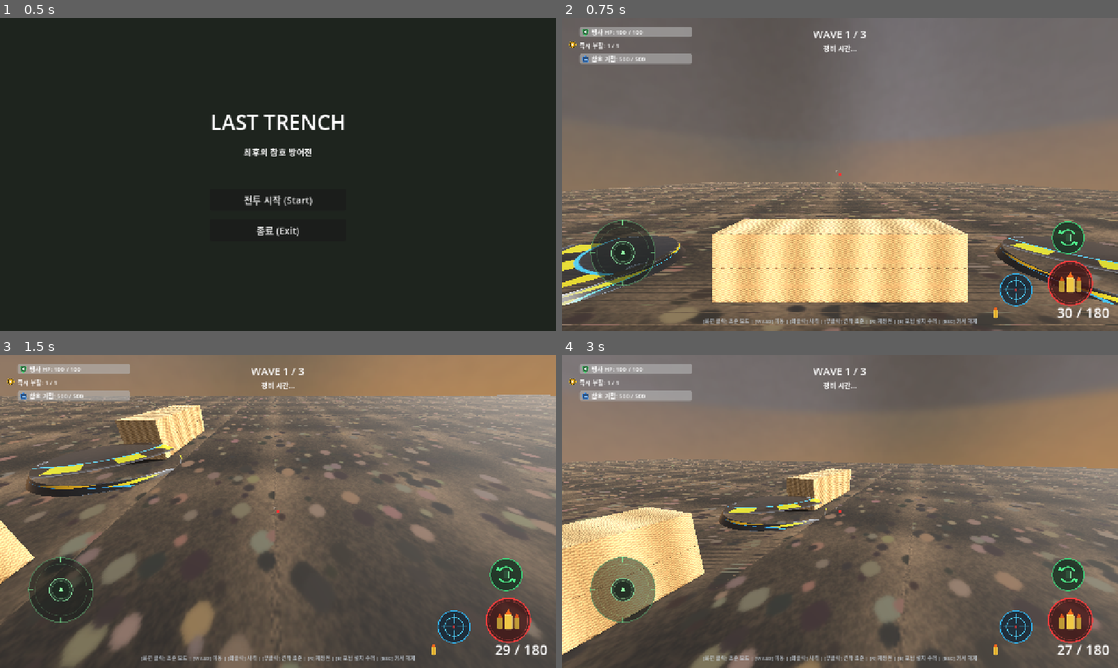
Above: before the commit, frames 1-4 (two rows, left to right).
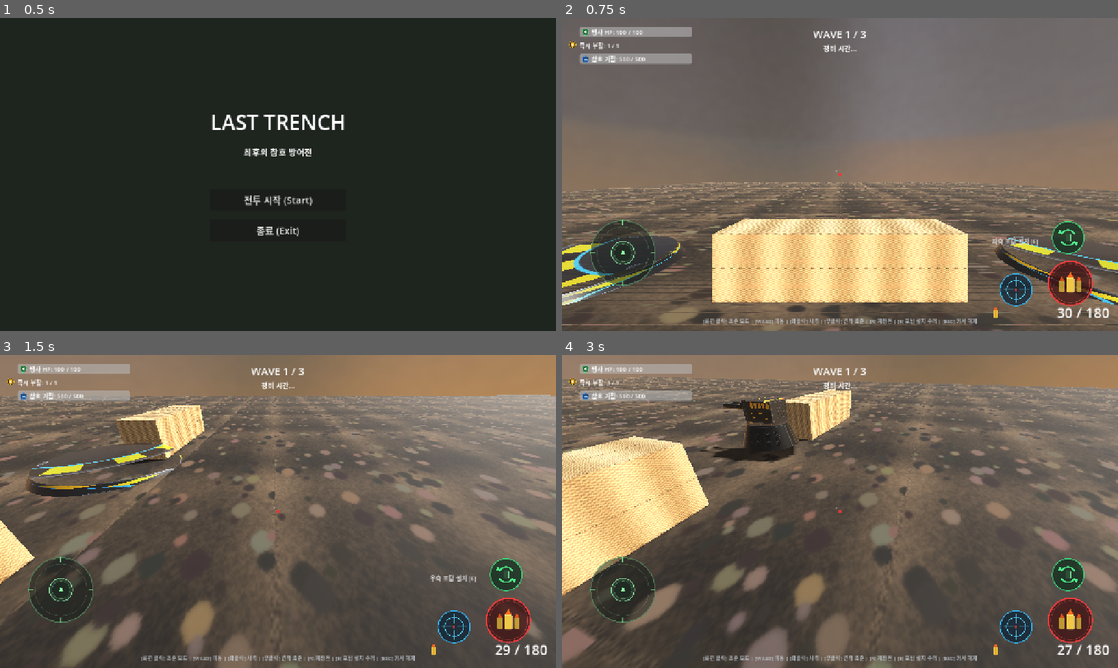
Above: after the commit, the same moments.

Repository: honglabai/last-trench
Game: Godot game, scene res://scenes/app/main_menu.tscn
Same seed, same stepped clock (60 frames per second), same inputs: the game is played once before the commit and once after it.
Inputs (mouse positions are in pixels of both pictures, inside the frame that each line leads up to):
- Up to frame 1 (0.5 s): no input
- Up to frame 2 (0.75 s): click "전투 시작 (Start)" at 0.5 s
- Up to frame 3 (1.5 s): click (505, 621) at 1.25 s
- Up to frame 4 (3 s): click (1017, 627) at 2 s; click (1012, 580) at 2.75 s, where only the run after the commit has a clickable "우측 포탑 설치 [E]"

Frame 1 is identical in both runs. In frame 2, 0.1% of the frame differs, in the area x 77-86%, y 70-73%; in frame 3, 0.1%; in frame 4, 55%, in the area x 0-100%, y 0-100%.

Commit message:
feat(defense): add look-targeted turret interaction for stationary defense

Diff:
--- a/scripts/app/game_root.gd
+++ b/scripts/app/game_root.gd
@@ -105,17 +105,9 @@
 	# 5. Wire DefenseSlots proximity
 	if trench_map:
 		for slot in trench_map.get_defense_slots():
-			slot.interaction_available.connect(func(can_inst, can_rep):
-				active_slot_nearby = slot
-				var label := "포탑 설치 [E]" if can_inst else ("포탑 수리 [E]" if can_rep else "")
-				if touch_controls:
-					touch_controls.set_interact_available(can_inst or can_rep, label)
-			)
-			slot.interaction_unavailable.connect(func():
-				if active_slot_nearby == slot:
-					active_slot_nearby = null
-					if touch_controls:
-						touch_controls.set_interact_available(false)
+			slot.turret_installed.connect(func(_t):
+				if touch_controls and active_slot_nearby == slot:
+					touch_controls.set_interact_available(slot.can_repair(), "포탑 수리 [E]")
 			)
 
 	# 6. Wire WaveDirector
@@ -161,10 +153,37 @@
 		wave_director.start_run(3)
 
 func _physics_process(_delta: float) -> void:
-	# Update slots with player position for proximity detection
 	if trench_map and player:
-		for slot in trench_map.get_defense_slots():
+		var slots = trench_map.get_defense_slots()
+		for slot in slots:
 			slot.update_player_proximity(player.global_position)
+
+		# Look-targeted slot selection for stationary bunker defense
+		var best_slot: DefenseSlot = null
+		var best_dot: float = 0.25 # Require facing toward the slot sector
+		var cam_forward := Vector3.FORWARD
+		if player.camera_rig:
+			cam_forward = player.camera_rig.get_camera_forward()
+
+		for slot in slots:
+			if slot.is_player_nearby and (slot.can_install() or slot.can_repair()):
+				var to_slot = (slot.global_position - player.global_position).normalized()
+				var dot = cam_forward.dot(to_slot)
+				if dot > best_dot:
+					best_dot = dot
+					best_slot = slot
+
+		if best_slot != active_slot_nearby:
+			active_slot_nearby = best_slot
+			if active_slot_nearby:
+				var slot_name = "좌측 포탑" if active_slot_nearby.slot_id.contains("left") else ("우측 포탑" if active_slot_nearby.slot_id.contains("right") else "포탑")
+				var action_str = "설치" if active_slot_nearby.can_install() else "수리"
+				var label_text = "%s %s [E]" % [slot_name, action_str]
+				if touch_controls:
+					touch_controls.set_interact_available(true, label_text)
+			else:
+				if touch_controls:
+					touch_controls.set_interact_available(false)
 
 func _unhandled_input(event: InputEvent) -> void:
 	# Keyboard shortcut for DefenseSlot interaction
--- a/scripts/defense/defense_slot.gd
+++ b/scripts/defense/defense_slot.gd
@@ -8,7 +8,7 @@
 
 @export var slot_id: String = "slot_1"
 @export var allowed_types: Array[String] = ["mg_turret"]
-@export var interaction_radius: float = 2.5
+@export var interaction_radius: float = 5.0
 
 var is_occupied: bool = false
 var installed_turret: TurretController = null
